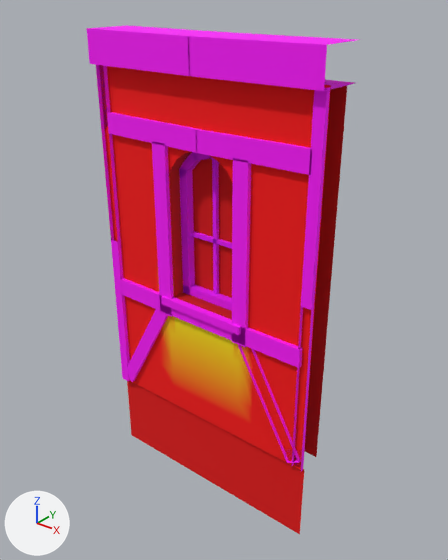
The glTF model godot/art/world/house/plaster_win_thin_round_framed.glb as it was, and as the next commit left it.
Both versions are drawn from a 50 mm lens placed at (2.84, -3.28, 3.45), pointed at (0.05, 0.2, 1.29). Every picture has the same lights, and +X, +Y and +Z are marked at lower left. The picture after the commit comes second. Vertices at exactly the same position are counted once.

The scene before the commit, as lines of its bpy script (objects in view):
```python
me_plaster_win_thin_round_framed = bpy.data.meshes.new('plaster_win_thin_round_framed')
me_plaster_win_thin_round_framed.from_pydata(...)  # 468 vertices, 552 faces; spans x -1.0..1.01, y -0.09..0.31, z -0.7..3.12
me_plaster_win_thin_round_framed.materials.append(mat_wall_own)
ob_plaster_win_thin_round_framed = bpy.data.objects.new('plaster_win_thin_round_framed', me_plaster_win_thin_round_framed)
ob_plaster_win_thin_round_framed.location = (0.0, 0.0, 0.0)
```
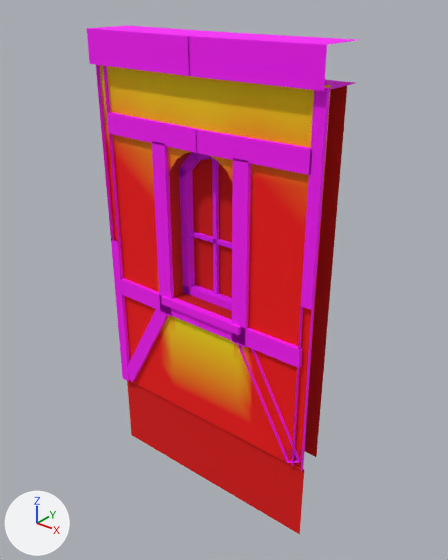
What changed in the scene script:
```text
Change me_plaster_win_thin_round_framed:
    used by ob_plaster_win_thin_round_framed; location = (0.0, 0.0, 0.0)
    remove me_plaster_win_thin_round_framed.from_pydata(...)  # 468 vertices, 552 faces; spans x -1.0..1.01, y -0.09..0.31, z -0.7..3.12
    add me_plaster_win_thin_round_framed.from_pydata(...)  # 476 vertices, 564 faces; spans x -1.0..1.01, y -0.09..0.31, z -0.7..3.12
    me_plaster_win_thin_round_framed part 1
    12 faces are deleted
    8 new vertices lie (0.0, 0.0, 0.38) away from vertices in x -1.0..1.0, y 0.0, z 1.5
    24 new faces join them
    me_plaster_win_thin_round_framed part 2: 60 kept faces spanning x -1.0..1.0, y 0.0, z 2.15..2.9 get new vertex colours
```

Pixel boxes [x1, y1, x2, y2] of what changed, in the pictures (448 x 560 px):
part 1 of me_plaster_win_thin_round_framed, reshaped
    both: [106, 145, 323, 299]
part 2 of me_plaster_win_thin_round_framed, recoloured (red to yellow)
    both: [100, 66, 331, 190]
